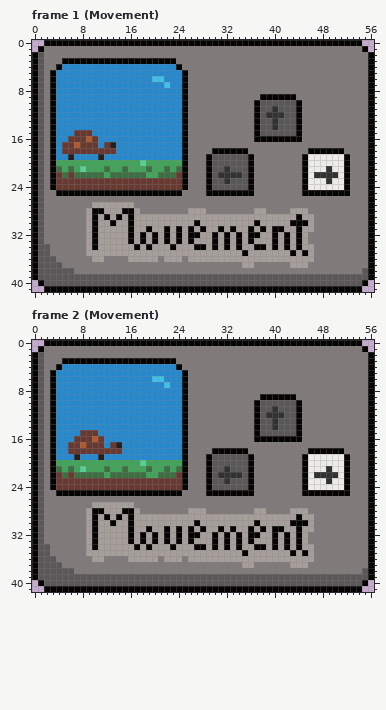
One commit to this pixel-art file: sprites/aseprite/ui_tutorials.aseprite. Above is the file before it was changed.
57x42 pixels, 47 frames. Shown: frame 1 (Movement), frame 2 (Movement). The commit also changed other frames, which this record leaves out.
Once edited:
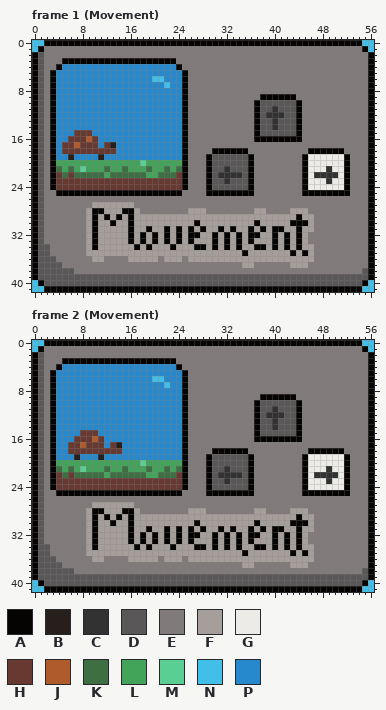
Palette (. is transparent): A #050403  B #271f1b  C #323232  D #595757  E #807b7a  F #a69e9a  G #ecebe7  H #673931  J #b05b2c  K #3d6f43  L #42a459  M #59cf93  N #42bfe8  P #2789cd
Commit message: Added frame to flutter tutorial
The exact change:
layer "Background" now shown
Frame 1 (Movement), layer "Background":
There is now colour N in row 0 at x 0 to 1 and 55 to 56; in row 1 at x 0 and 56; in row 40 at x 0 and 56; in row 41 at x 0 to 1 and 55 to 56.
Frame 2 (Movement), layer "Background": the same change as frame 1 (Movement)
Changed places in both pictures, as pixel boxes (x1, y1, x2, y2):
added: (32, 40, 44, 52)
added: (362, 40, 374, 52)
added: (32, 280, 44, 292)
added: (362, 280, 374, 292)
added: (32, 340, 44, 352)
added: (362, 340, 374, 352)
added: (32, 580, 44, 592)
added: (362, 580, 374, 592)
